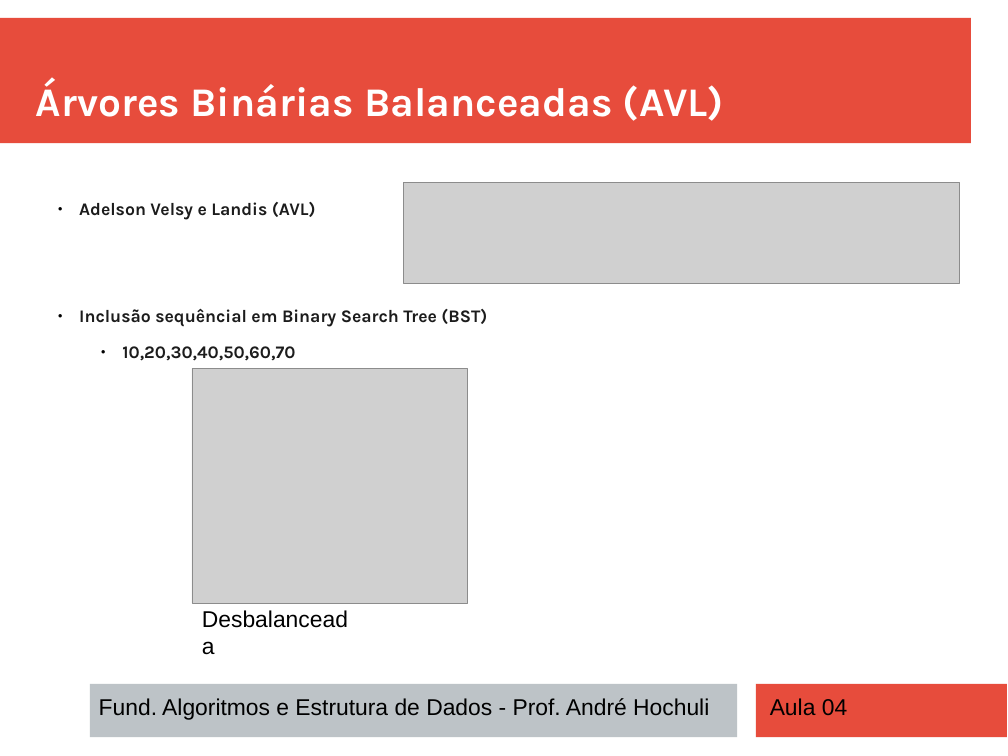
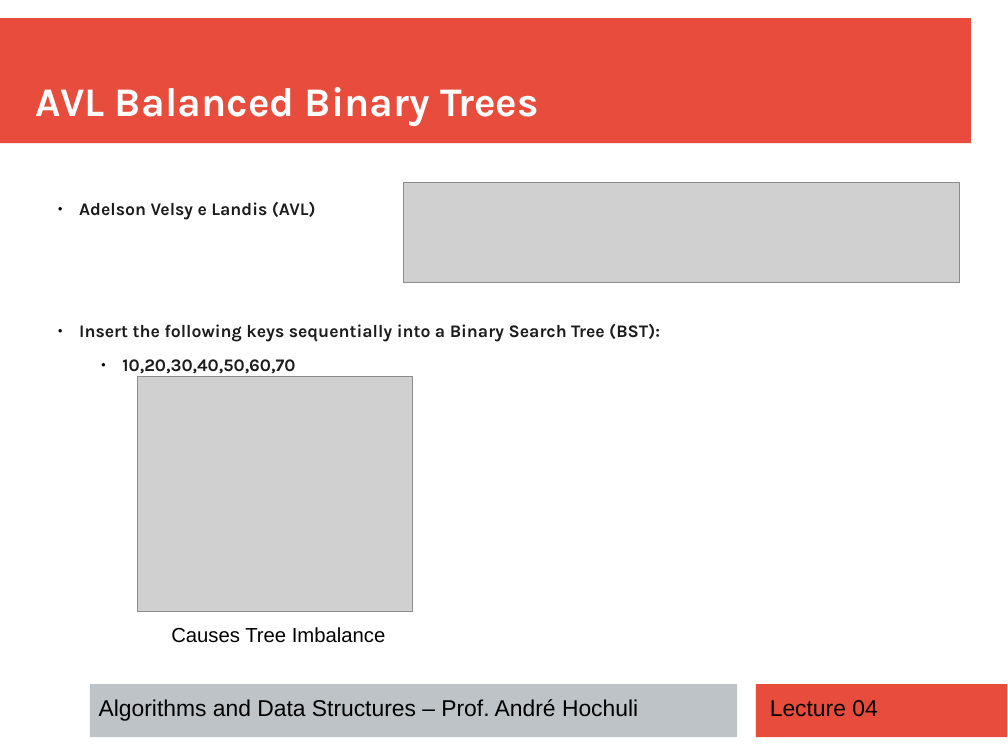
Before and after one commit to andrehochuli/teaching, a slide deck: slide 12 of DataStructuresAndAlgorithms/Lecture 04 - Trees/Aula 04 - Trees.pptx. Drawn at 1008x756 pixels with LibreOffice and Linux fonts; fonts in the diff are those of the drawing; grey boxes stand for pictures. Boxes give left, top, right and bottom in pixels: in the first picture for what was removed or moved away, otherwise in the second. Text is boxed around its words. In the diff, an @@ line names an element or a change of style, - is before the commit and + after.

```diff
--- a/DataStructuresAndAlgorithms/Lecture 04 - Trees/Aula 04 - Trees.pptx
+++ b/DataStructuresAndAlgorithms/Lecture 04 - Trees/Aula 04 - Trees.pptx
@@ text at (36,87,539,126): text changed @@
-Árvores Binárias Balanceadas (AVL)
+AVL Balanced Binary Trees
@@ text at (79,324,660,342): text changed @@
-  ● Inclusão sequêncial em Binary Search Tree (BST)
+  ● Insert the following keys sequentially into a Binary Search Tree (BST):
@@ picture: place and size @@
-picture at (192,369,467,604)
+picture at (137,377,413,612)
@@ text at (171,627,385,643): text changed; size 18 to 16 pt @@
-Desbalanceada
+Causes Tree Imbalance
@@ text at (99,699,638,721): text changed @@
-Fund. Algoritmos e Estrutura de Dados - Prof. André Hochuli
+Algorithms and Data Structures – Prof. André Hochuli
@@ text at (770,700,877,717): text changed @@
-Aula 04
+Lecture 04
```
Also in this commit, not shown: 5 other slides changed, 18 slides added, 19 slides removed, 2 other files.
